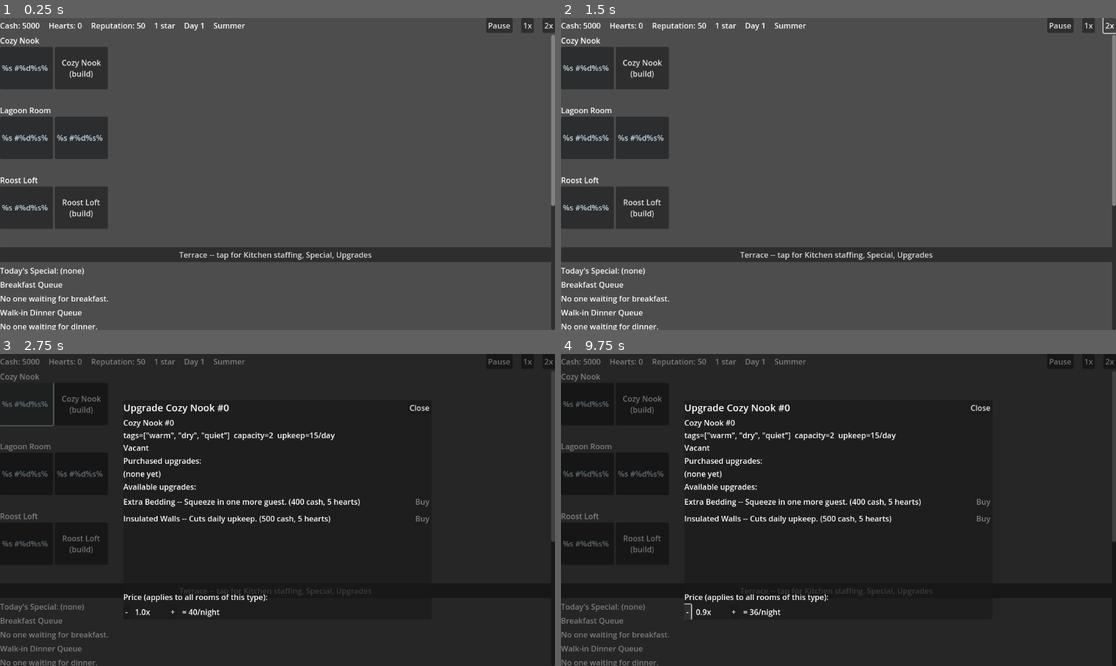
Above: before the commit, frames 1-4 (two rows, left to right).
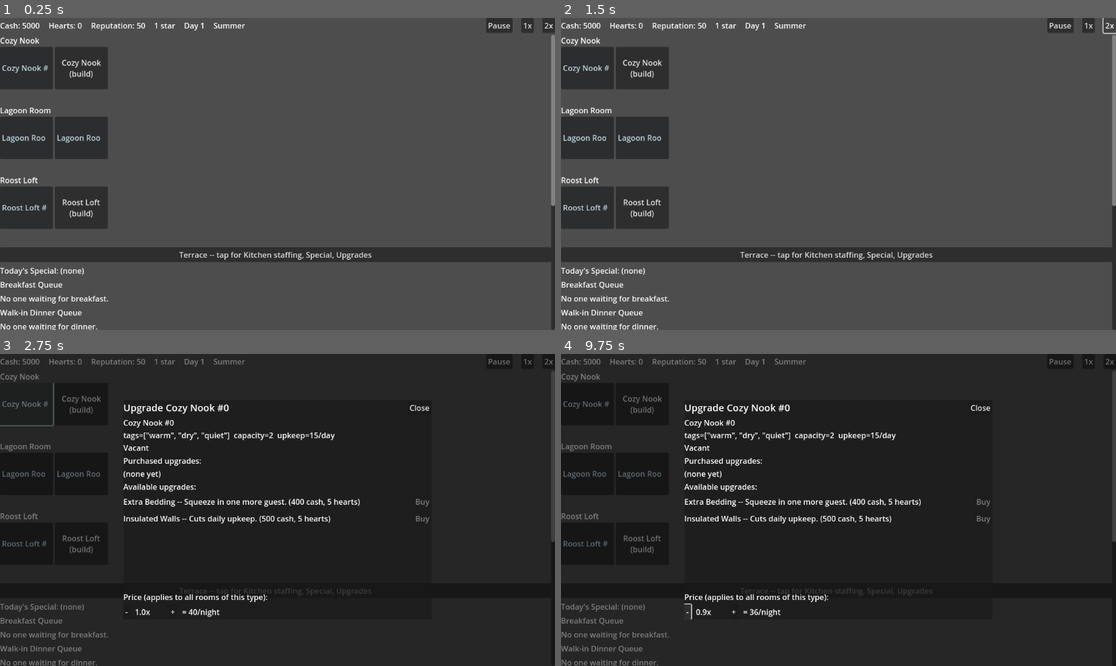
Above: after the commit, the same moments.

Repository: rdefm/habitat_hotel
Game: Godot game, scene res://main.tscn
The game is run twice, just before and just after one commit, with the same random seed, the same clock (stepped at 60 frames per second) and the same inputs.
Inputs (mouse positions are in pixels of both pictures, inside the frame that each line leads up to):
- Up to frame 1 (0.25 s): no input
- Up to frame 2 (1.5 s): click "1x" at 0.5 s; click "2x" at 1.25 s
- Up to frame 3 (2.75 s): click (27, 403) at 2 s, where only the run before the commit has a clickable "%s #%d%s%s%s"
- Up to frame 4 (9.75 s): click (588, 403) at 2.75 s, where only the run after the commit has a clickable "Cozy Nook #0"; click "Cozy Nook (build)" at 3.5 s; click (588, 472) at 4.25 s, where only the run before the commit has a clickable "%s #%d%s%s%s"; click (588, 472) at 5 s, where only the run after the commit has a clickable "Lagoon Room #0"; click (644, 472) at 5.75 s, where only the run before the commit has a clickable "%s #%d%s%s%s"; click (644, 472) at 6.5 s, where only the run after the commit has a clickable "Lagoon Room #1"; click (588, 544) at 7.25 s, where only the run before the commit has a clickable "%s #%d%s%s%s"; click (588, 544) at 8 s, where only the run after the commit has a clickable "Roost Loft #0"; click "Roost Loft (build)" at 8.75 s; click "-" at 9.5 s

The runs differ from the first frame. In frame 1, 0.4% of the frame differs, in the area x 0-19%, y 15-62%; in frame 2, 0.4%; in frame 3, 0.3%; in frame 4, 0.3%.

Commit message:
Fix format-string arg mismatch in hotel_panel.gd room cell text
room_type["name"] # instance_id + suffix + occupant_line had five %-specifiers
but only four args, so any built room cell rendered its literal format
string instead of real text. Predates this session (git blame: 2026-08-02);
found while verifying the old Control view still runs for ticket 04's
development toggle.

Co-Authored-By: Claude Sonnet 5 <noreply@anthropic.com>
Claude-Session: https://claude.ai/code/session_018V8FSuDfEihWd1caA76Sn3

Diff:
--- a/ui/hotel_panel.gd
+++ b/ui/hotel_panel.gd
@@ -198,7 +198,7 @@
 		modulate_color = Color(0.8, 0.75, 0.5)
 		tooltip = "Being cleaned by housekeeping"
 
-	btn.text = "%s #%d%s%s%s" % [room_type["name"], instance_id, suffix, occupant_line]
+	btn.text = "%s #%d%s%s" % [room_type["name"], instance_id, suffix, occupant_line]
 	btn.disabled = not interactive
 	if selected_party_id != -1:
 		var hint := Sim.match_hint(selected_party_id, room_type_id, instance_id)
